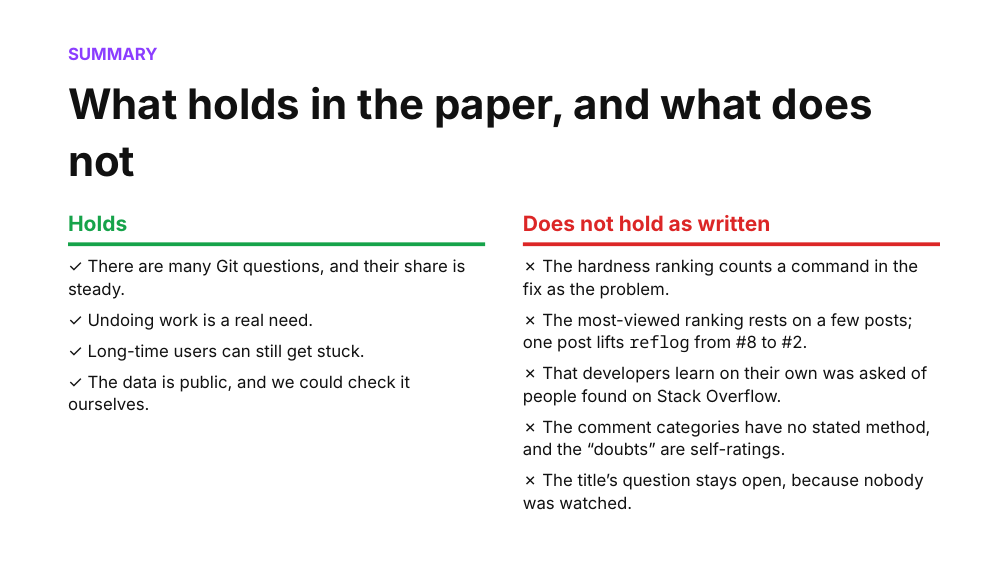
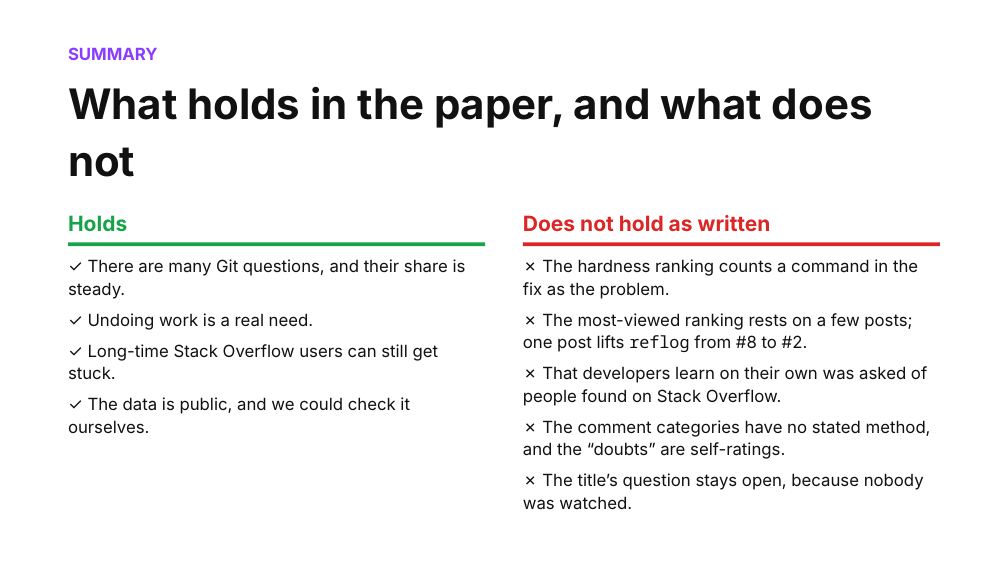
Before and after one commit to shubham3-ucb/cs294-pl, a slide deck: slide 17 of slides/thursday_app.pptx. Drawn at 1008x567 pixels with LibreOffice and Linux fonts; fonts in the diff are those of the drawing. Boxes give left, top, right and bottom in pixels: in the first picture for what was removed or moved away, otherwise in the second. Text is boxed around its words. In the diff, an @@ line names an element or a change of style, - is before the commit and + after.

```diff
--- a/slides/thursday_app.pptx
+++ b/slides/thursday_app.pptx
@@ text at (x1=68, y1=344, x2=438, y2=380): text changed @@
-✓ Long-time users can still get stuck.
+✓ Long-time Stack Overflow users can still get stuck.
```
Also in this commit, not shown: 5 other slides changed, 16 other files.
